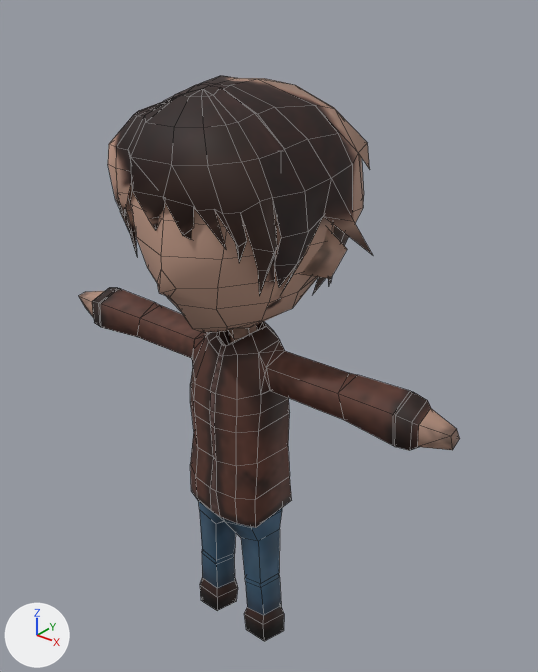
What one commit did to the FBX model Assets/Models/Character/character@dead.fbx.
The view is the same before and after, from a 50 mm lens placed at (1.84, -2.08, 2.88), pointed at (0.05, 0.16, 1.49). Lighting does not change. The marker at lower left points along +X, +Y and +Z. Mesh edges are drawn as thin lines.

Objects in the first picture: 'characterMesh.001'.
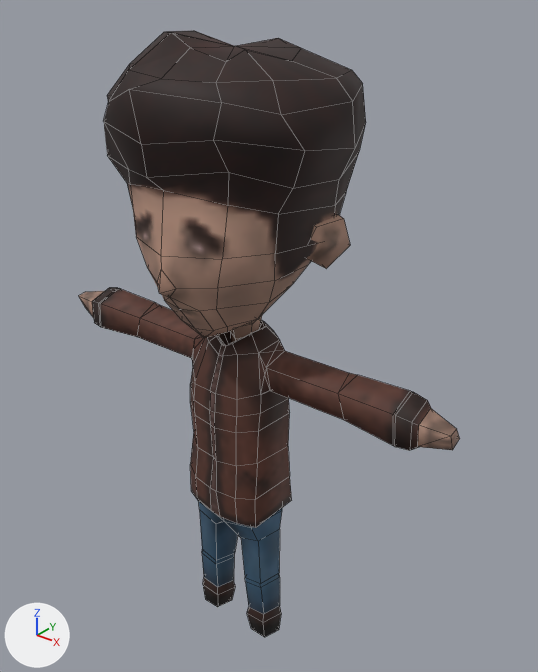
Commit message: new character model

Location of each change, [x1, y1, x2, y2] in pixels of the pictures (538 x 672 px; the box of a moved part takes in the faces that stretch with it):
'characterMesh.001', reshaped (7% taller)
    before: [79, 75, 460, 641]
    after: [79, 30, 460, 637]
part 1 of me_charactermesh_001, moved or reshaped
    before: [301, 228, 347, 279]
    after: [306, 214, 350, 269]
part 2 of me_charactermesh_001, deleted
    before: [108, 75, 372, 295]
part 3 of me_charactermesh_001, built on
    before: [153, 272, 318, 339]
    after: [104, 30, 366, 339]
part 4 of me_charactermesh_001, moved or reshaped
    before: [200, 557, 284, 641]
    after: [203, 557, 281, 637]
part 5 of me_charactermesh_001, surface changed
    before: [79, 181, 456, 450]
    after: [79, 152, 456, 450]

The change in detail:
me_charactermesh_001 is used by ob_charactermesh_001; location (0.0, 0.0, 0.0).
me_charactermesh_001 had 594 vertices, 598 faces and spanned x -0.99..0.99, y -0.44..0.54, z 0.0..2.55.
me_charactermesh_001 now has 434 vertices, 447 faces and spans x -0.99..0.99, y -0.47..0.53, z 0.0..2.71.
me_charactermesh_001 part 1: the loose piece of 10 vertices spanning x 0.29..0.44, y -0.02..0.16, z 1.86..2.06 is multiplied about its middle by the matrix ((0.874, -0.318, 0.368), (0.253, 0.943, 0.214), (-0.415, -0.094, 0.905)), then moved by (0.02, 0.02, 0.04).
me_charactermesh_001 part 2: the loose piece of 198 vertices spanning x -0.44..0.53, y -0.44..0.54, z 1.68..2.55 is deleted.
Part 3, on me_charactermesh_001:
21 vertices are removed from x -0.32..0.33, y -0.34..0.37, z 1.58..2.48.
51 faces are deleted.
46 vertices move from x -0.38..0.39, y -0.39..0.44, z 1.53..2.37 to x -0.4..0.49, y -0.44..0.48, z 1.53..2.41.
59 vertices are added at x -0.47..0.47, y -0.47..0.53, z 1.58..2.71.
100 new faces join them.
Part 4, on me_charactermesh_001:
3 vertices in x -0.06..0.24, y 0.03, z 0.1..0.14 move by (-0.01, 0.0, 0.0).
23 vertices move from x -0.24..0.25, y -0.08..0.1, z 0.0..0.16 to x -0.23..0.22, y -0.07..0.08, z 0.0..0.16.
me_charactermesh_001 part 5: 64 kept faces spanning x -0.99..0.99, y -0.43..0.48, z 1.35..2.31 get new texture (UV) coordinates.
